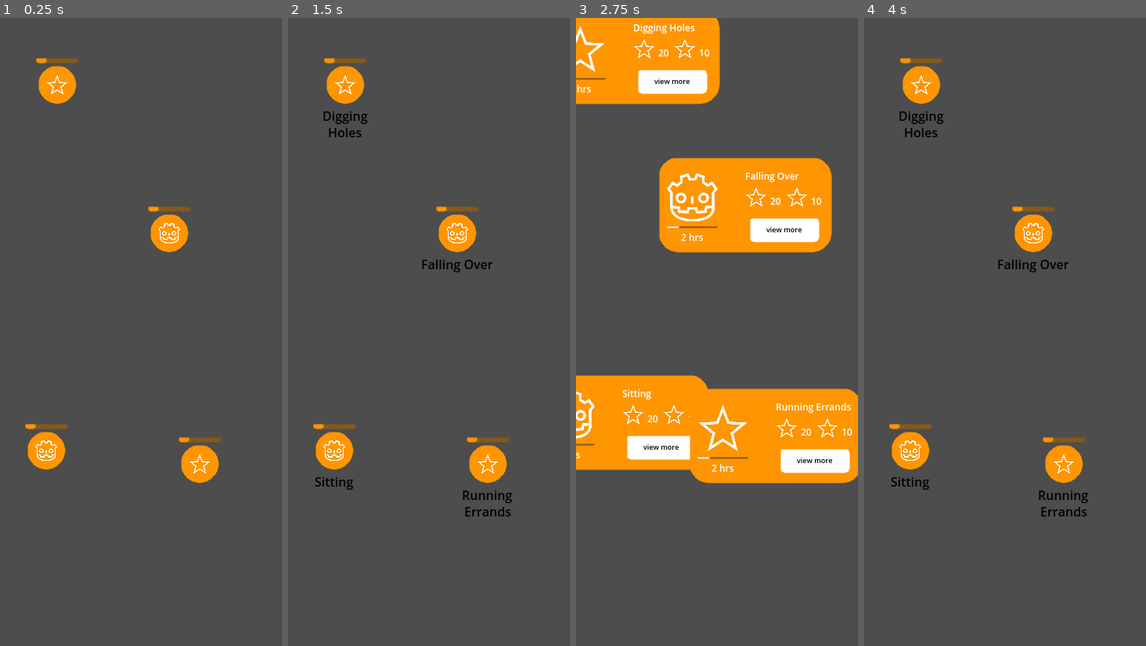
Above: before the commit, frames 1-4 (left to right).
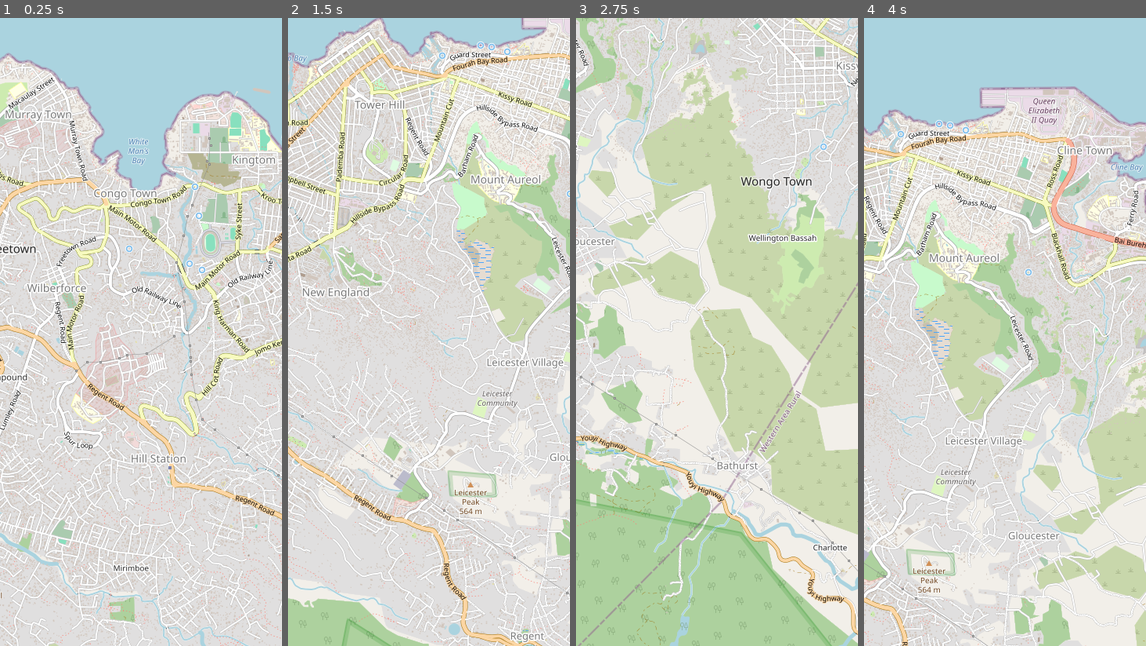
Above: after the commit, the same moments.

Repository: carabowes/Luscinia
Game: Godot game, scene res://scenes/map.tscn
Same seed, same stepped clock (60 frames per second), same inputs: the game is played once before the commit and once after it. Before the commit the project starts from res://scenes/task_widget_test_scene.tscn.
Inputs (mouse positions are in pixels of both pictures, inside the frame that each line leads up to):
- Up to frame 1 (0.25 s): no input
- Up to frame 2 (1.5 s): tap Enter at 0.5 s; move the mouse to (491, 300) at 0.52 s; hold D 0.53-1.28 s; hold 1 0.53-1.28 s; click (491, 300) at 0.67 s; move the mouse to (372, 363) at 1.27 s; hold S from 1.28 s (still down); tap 2 at 1.35 s; click (372, 363) at 1.42 s
- Up to frame 3 (2.75 s): move the mouse to (745, 193) at 2.02 s; release S at 2.03 s; hold D from 2.03 s (still down); hold 3 from 2.03 s (still down); click (745, 193) at 2.17 s
- Up to frame 4 (4 s): move the mouse to (990, 457) at 2.77 s; release D at 2.78 s; release 3 at 2.78 s; hold W 2.78-3.53 s; tap 1 at 2.85 s; click (990, 457) at 2.92 s; move the mouse to (1089, 426) at 3.52 s; hold A from 3.53 s (still down); hold 2 from 3.53 s (still down); click (1089, 426) at 3.67 s

The runs differ from the first frame. In frame 1, 100% of the frame differs, in the area x 0-100%, y 0-100%; in frame 2, 100%; in frame 3, 99%; in frame 4, 100%.

Commit message:
Added basic map zooming functionality

Diff:
--- a/luscinia/project.godot
+++ b/luscinia/project.godot
@@ -11,7 +11,7 @@
 [application]
 
 config/name="Luscinia"
-run/main_scene="res://scenes/task_widget_test_scene.tscn"
+run/main_scene="res://scenes/map.tscn"
 config/features=PackedStringArray("4.3", "Mobile")
 config/icon="res://icon.svg"
 
@@ -25,6 +25,10 @@
 window/stretch/aspect="keep_width"
 window/handheld/orientation=1
 
+[dotnet]
+
+project/assembly_name="Luscinia"
+
 [input_devices]
 
 pointing/emulate_touch_from_mouse=true
--- a/luscinia/scenes/map.gd
+++ b/luscinia/scenes/map.gd
@@ -1,7 +1,9 @@
 extends Control
 
 var current_scale : float = 1
-@export var zoom_speed : float = 0.5
+@export var zoom_speed : float = 0.1
+@export var min_zoom : float = 0.5
+@export var max_zoom : float = 2.0
 @export var pan_speed : float = 500
 @onready var map = $MapTexture
 
@@ -20,5 +22,15 @@
 	if Input.is_key_pressed(KEY_D):
 		map.position.x -= pan_speed * delta
 
+	current_scale = clamp(current_scale, min_zoom, max_zoom)
+	map.scale = Vector2.ONE * current_scale
 
-	map.scale = Vector2.ONE * current_scale
+func _input(event):
+	if event is InputEventMouseButton:
+		if event.button_index == MOUSE_BUTTON_WHEEL_UP:
+			current_scale += zoom_speed
+		elif event.button_index == MOUSE_BUTTON_WHEEL_DOWN:
+			current_scale -= zoom_speed
+
+		current_scale = clamp(current_scale, min_zoom, max_zoom)
+		map.scale = Vector2.ONE * current_scale
--- a/luscinia/scenes/map.tscn
+++ b/luscinia/scenes/map.tscn
@@ -19,10 +19,10 @@
 anchor_top = 0.5
 anchor_right = 0.5
 anchor_bottom = 0.5
-offset_left = -1054.5
-offset_top = -933.0
-offset_right = 1054.5
-offset_bottom = 933.0
+offset_left = -977.0
+offset_top = -855.0
+offset_right = 1132.0
+offset_bottom = 1011.0
 grow_horizontal = 2
 grow_vertical = 2
 texture = ExtResource("1_lett5")
--- a/luscinia/scenes/task_widget_test_scene.tscn
+++ b/luscinia/scenes/task_widget_test_scene.tscn
@@ -9,11 +9,16 @@
 anchors_preset = 15
 anchor_right = 1.0
 anchor_bottom = 1.0
+offset_left = 5.0
+offset_top = 3.0
+offset_right = 5.0
+offset_bottom = 3.0
 grow_horizontal = 2
 grow_vertical = 2
 
 [node name="TaskWidget" parent="." instance=ExtResource("1_cbihi")]
 layout_mode = 1
+anchors_preset = -1
 anchor_left = 0.6
 anchor_top = 0.3425
 anchor_right = 0.6
@@ -23,6 +28,7 @@
 
 [node name="TaskWidget2" parent="." instance=ExtResource("1_cbihi")]
 layout_mode = 1
+anchors_preset = -1
 anchor_left = 0.163889
 anchor_top = 0.68875
 anchor_right = 0.163889
@@ -32,6 +38,7 @@
 
 [node name="TaskWidget3" parent="." instance=ExtResource("1_cbihi")]
 layout_mode = 1
+anchors_preset = -1
 anchor_left = 0.708333
 anchor_top = 0.71
 anchor_right = 0.708333
@@ -41,6 +48,7 @@
 
 [node name="TaskWidget4" parent="." instance=ExtResource("1_cbihi")]
 layout_mode = 1
+anchors_preset = -1
 anchor_left = 0.202778
 anchor_top = 0.10625
 anchor_right = 0.202778
Not shown: 1 places in luscinia/scenes/map.tscn that only renumber resources
